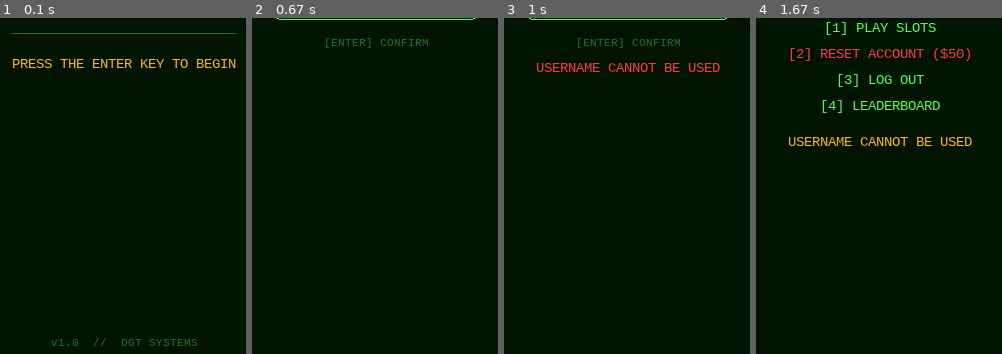
Above: before the commit, frames 1-4 (left to right).
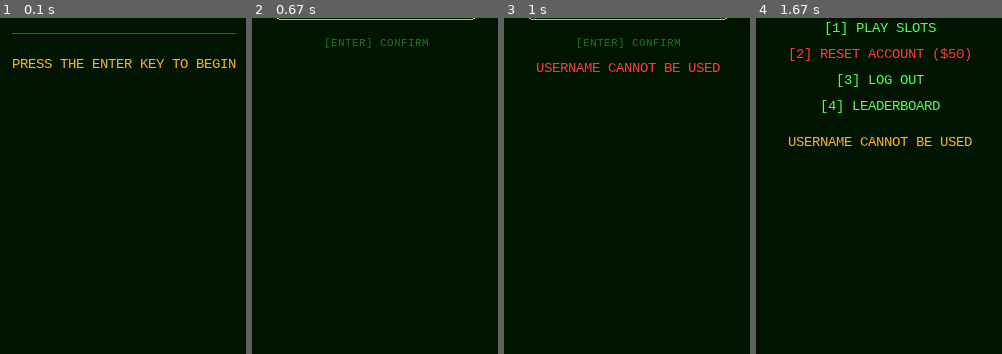
Above: after the commit, the same moments.

Repository: jonorose55-crypto/pygame-internal
Game: pygame game, started from Lucky7sDGT.py
The game is run twice, just before and just after one commit, with the same random seed, the same clock (stepped at 60 frames per second) and the same inputs.
Inputs (mouse positions are % of the whole screen's width and height, from its top left):
- Up to frame 1 (0.1 s): no input
- Up to frame 2 (0.67 s): tap Enter at 0.33 s
- Up to frame 3 (1 s): tap Enter at 0.67 s
- Up to frame 4 (1.67 s): type "ann" at 1 s; tap Enter at 1.33, 1.62 s; move the mouse to (52, 15) at 1.58 s
The pictures show only the part of the screen within x 25-75%, y 29-79%; the shares and areas given below are measured in that part.

The runs differ from the first frame. In frame 1, 0.3% of the frame differs, in the area x 20-81%, y 95-98%; in frame 2, nothing differs; in frame 3, nothing differs; in frame 4, nothing differs.

Commit message:
small commit removing visual version indicator.

Diff:
--- a/Lucky7sDGT.py
+++ b/Lucky7sDGT.py
@@ -495,7 +495,6 @@
             if self.last_co:
                 u, a = self.last_co
                 tc(screen, f"CASHED OUT: {u}  +${a:.2f}", F_ATM_XS, C_WIN, cx, y+200)
-            tc(screen, "v1.0  //  DGT SYSTEMS", F_ATM_XS, SCREEN_DIM, cx, sr.bottom-20)
 
         elif self.state == "username":
             tc(screen, "ACCOUNT LOGIN",  F_ATM_MED, SCREEN_FG, cx, y+10)
